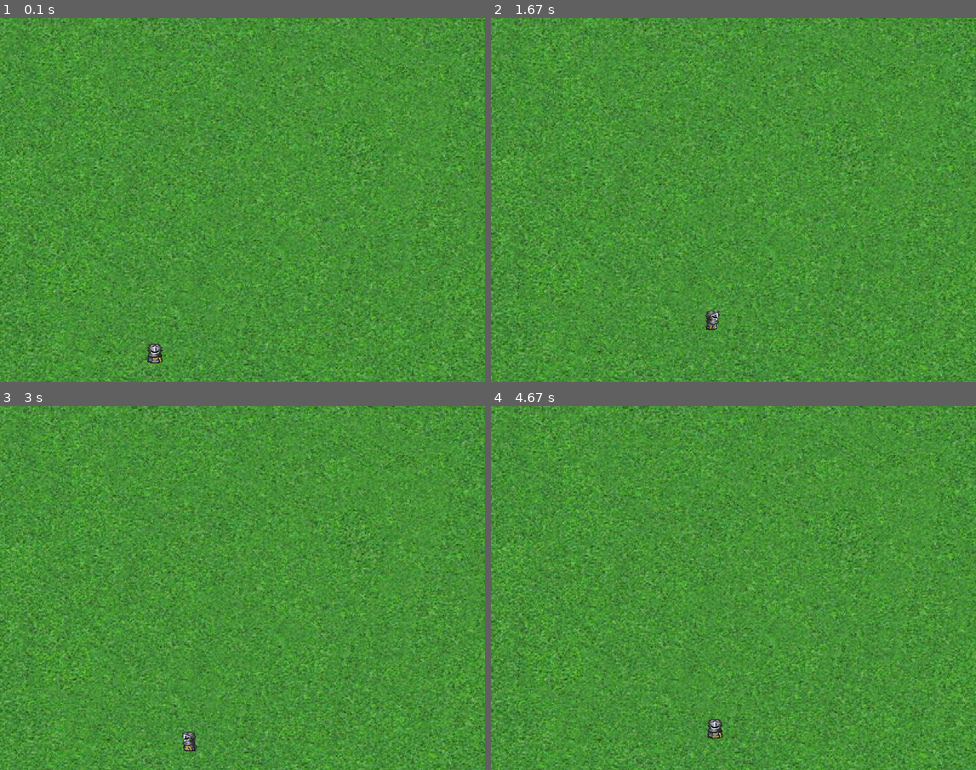
Above: before the commit, frames 1-4 (two rows, left to right).
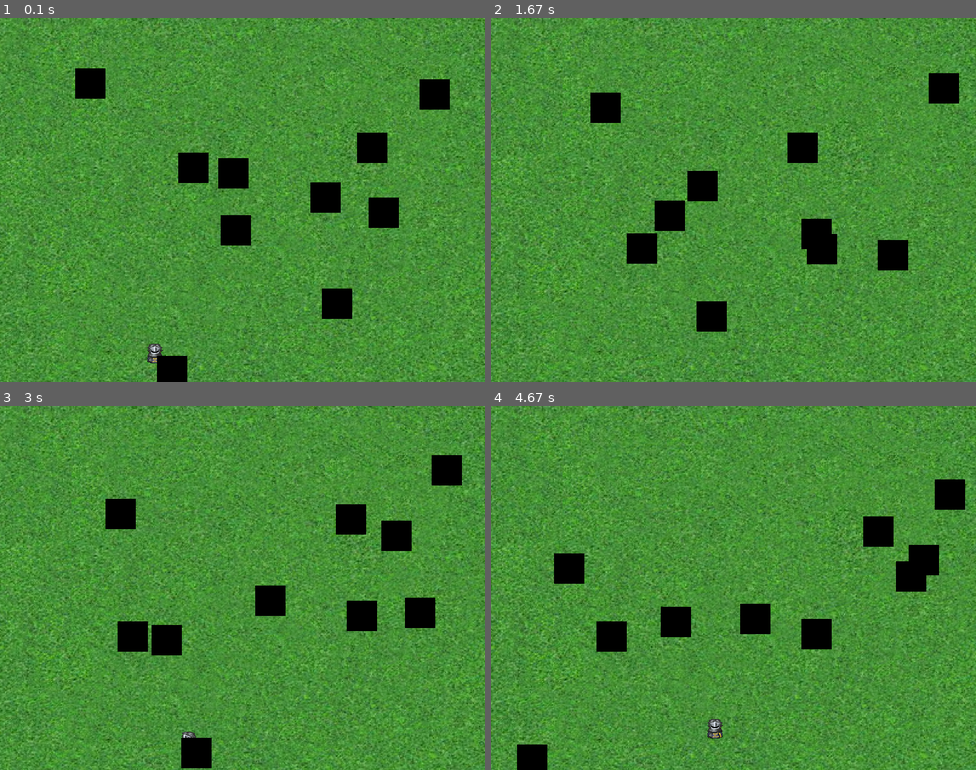
Above: after the commit, the same moments.

Repository: kenton-dover/hackathon2016
Game: pygame game, started from theWindow.py
Same seed, same stepped clock (60 frames per second), same inputs: the game is played once before the commit and once after it.
Inputs:
- Up to frame 1 (0.1 s): no input
- Up to frame 2 (1.67 s): tap Space at 0.33 s; hold D 0.67-1.13 s; hold W 1.17-1.47 s; hold D from 1.5 s (still down)
- Up to frame 3 (3 s): release D at 1.97 s; hold A 2-2.53 s; hold S 2.57-2.87 s; hold A from 2.9 s (still down)
- Up to frame 4 (4.67 s): release A at 3.3 s; hold W 3.33-3.7 s; hold D 3.73-4.37 s; hold S from 4.4 s (still down)

The runs differ from the first frame. In frame 1, 5.1% of the frame differs, in the area x 15-93%, y 13-100%; in frame 2, 5.0%; in frame 3, 5.2%, in the area x 21-96%, y 13-100%; in frame 4, 5.0%.

Commit message:
somewhat decent test copy
has character with movement, sword attack, and pseudorandom enemies and
movement

Diff:
--- a/WarriorClass.py
+++ b/WarriorClass.py
@@ -18,6 +18,7 @@
         self.xDirection = 0
         self.rect = warriorCharacter.downSprite.get_rect()
         self.location = self.rect.center
+        self.sword = swordClass.swordAttack(self.location, self.xDirection, self.yDirection)
 
 
     def draw(self, screen):
@@ -50,5 +51,5 @@
 
 
 
-        sword = swordClass.swordAttack(self.location, self.xDirection, self.yDirection)
-        sword.draw(screen)
+        self.sword = swordClass.swordAttack(self.location, self.xDirection, self.yDirection)
+        self.sword.draw(screen)
--- a/swordClass.py
+++ b/swordClass.py
@@ -11,13 +11,13 @@
     swordLeft = pygame.image.load("Sword_Left.png")
     swordRight = pygame.image.load("Sword_Right.png")
 
-    rect = swordDown.get_rect()
+
     def __init__(self,location,xDirection, yDirection):
 
         self.location = location
         self.xDirection = xDirection
         self.yDirection = yDirection
-
+        self.rect = swordAttack.swordDown.get_rect()
 
 
 
@@ -42,5 +42,7 @@
             rect.midright = self.location
         elif self.yDirection == 1 and self.xDirection == 1:
             rect.midleft = self.location
+        self.rect = rect
+
 
         screen.blit(newPosition, rect)
--- a/theWindow.py
+++ b/theWindow.py
@@ -1,12 +1,18 @@
 import pygame
 import WarriorClass
 import constants
-
+import random
 
 class goesInClientLater:
 
     def run(self):
         pygame.init();
+        enemyX = 0
+        enemyY = 0
+        numberOfEnemies = 10
+        battleField = 0
+        arrayOfEnemies = []
+        arrayIsFull = False
         dimensions = ( constants.SCREEN_WIDTH , constants.SCREEN_HEIGHT )
         screen = pygame.display.set_mode(dimensions)
         background = pygame.image.load("flippyboard.png")
@@ -51,9 +57,40 @@
             if pressed[pygame.K_SPACE]:
                 character.attack(screen)
 
-            print(character.rect.centery, character.y)
+            if not(arrayIsFull):
+                for i in range(numberOfEnemies):
+                    enemyX = random.randint(0,constants.SCREEN_WIDTH)
+                    enemyY = random.randint(0,constants.SCREEN_HEIGHT)
+                    theEnemy = pygame.Rect(enemyX,enemyY,50,50)
+                    arrayOfEnemies.append(theEnemy)
+                    pygame.draw.rect(screen,(0,0,0),theEnemy)
+                    if arrayOfEnemies.index(theEnemy) == 9:
+                        arrayIsFull = True
+            for i in range(numberOfEnemies):
+                tempEnemy = arrayOfEnemies.pop(i)
+                pygame.draw.rect(screen,(0,0,0),tempEnemy)#prints the enemies
+                if not character.sword.rect.colliderect(tempEnemy):
+                    arrayOfEnemies.insert(i, tempEnemy)
+                else:
+                    enemyX = random.randint(0,constants.SCREEN_WIDTH)
+                    enemyY = random.randint(0,constants.SCREEN_HEIGHT)
+                    theEnemy = pygame.Rect(enemyX,enemyY,50,50)
+                    arrayOfEnemies.insert(i, theEnemy)
+                    pygame.draw.rect(screen,(0,0,0),theEnemy)
 
-            pygame.display.flip()#updates the window to every change that happens
+            for i in range(numberOfEnemies):
+                tempEnemy = arrayOfEnemies.pop(i)
+                direction = random.randint(0, 1000)
+                if direction < 250:
+                    tempEnemy = tempEnemy.move(-10,0)
+                elif direction < 500 and direction > 250:
+                    tempEnemy = tempEnemy.move(0,-10)
+                elif direction < 750 and direction > 500:
+                    tempEnemy = tempEnemy.move(10,0)
+                elif direction < 1000 and direction > 750:
+                    tempEnemy = tempEnemy.move(0,10)
+                arrayOfEnemies.insert(i, tempEnemy)
+                pygame.display.flip()#updates the window to every change that happens
 
             clock.tick(60)
 
